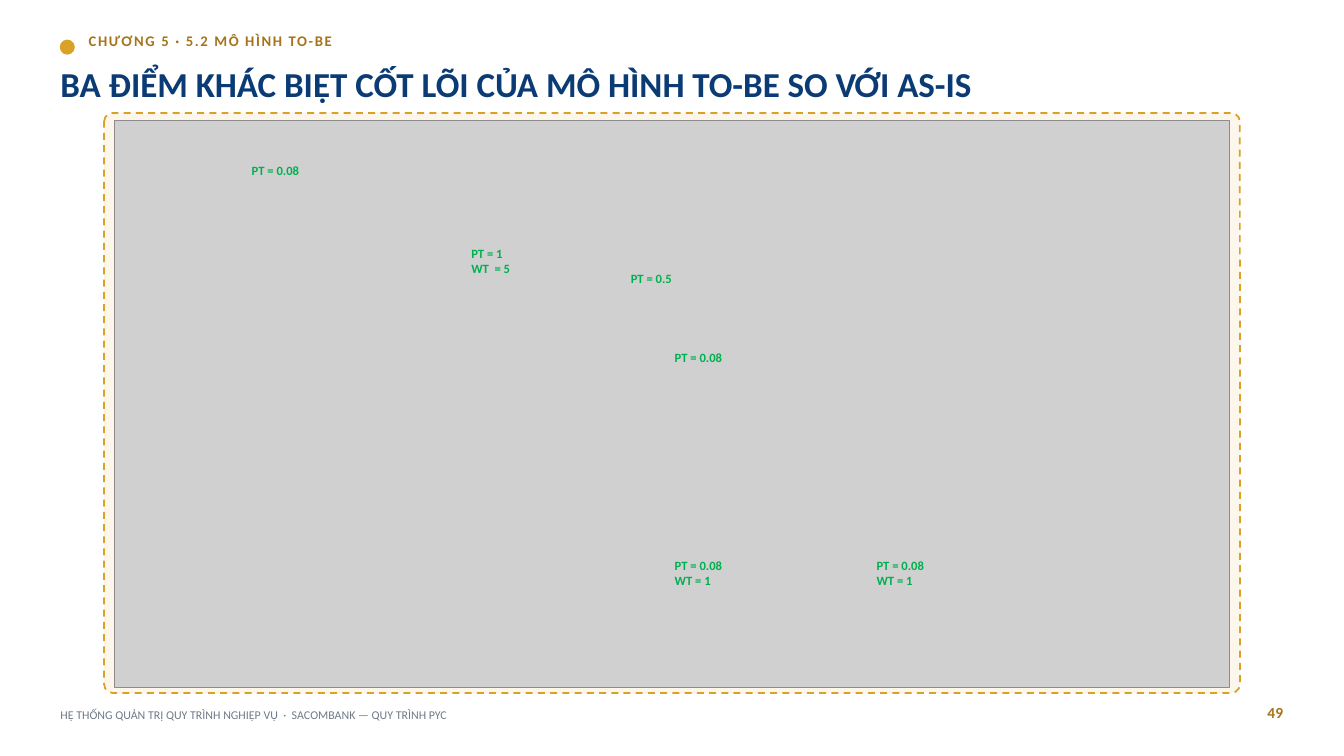
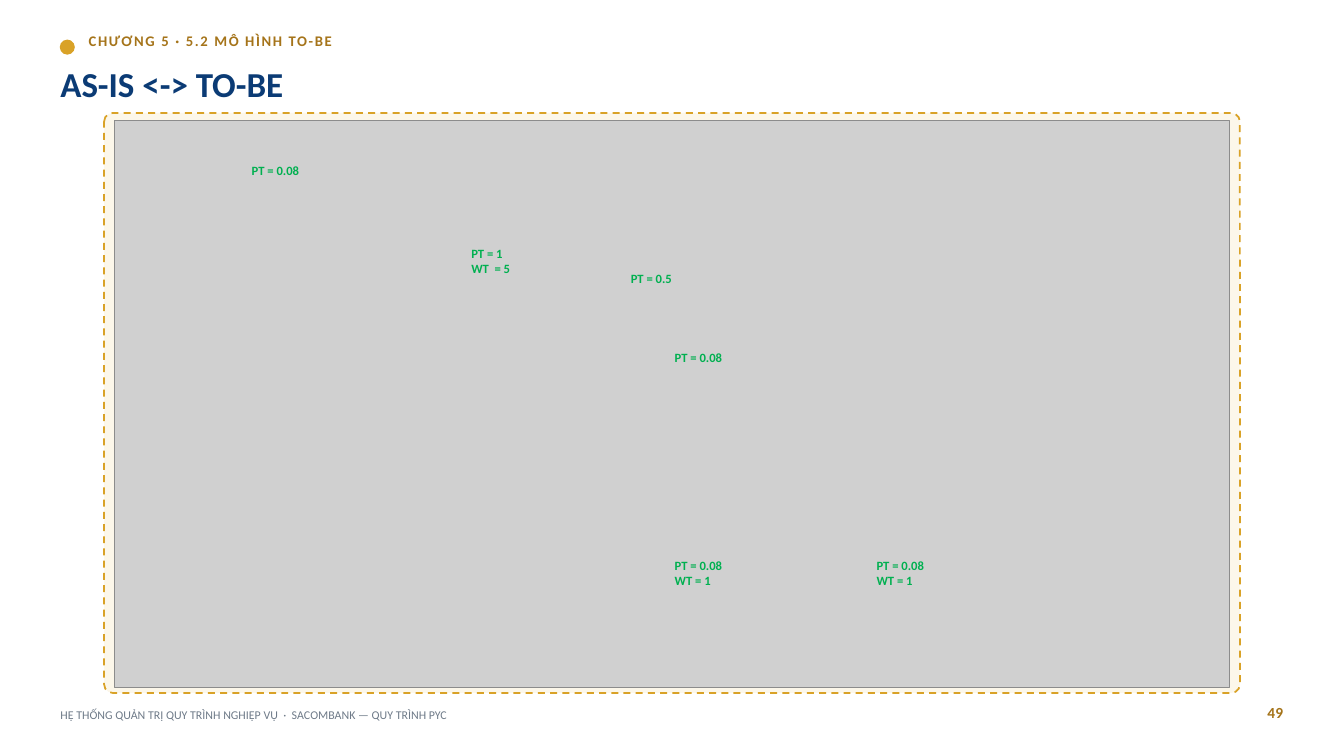
Before and after one commit to trilm83/SACOMBANK, a slide deck: slide 50 of BaoCao_PYC_Sacombank_v2.pptx. Drawn at 1344x756 pixels with LibreOffice and Linux fonts; fonts in the diff are those of the drawing; grey boxes stand for pictures. Boxes give left, top, right and bottom in pixels: in the first picture for what was removed or moved away, otherwise in the second. Text is boxed around its words. In the diff, an @@ line names an element or a change of style, - is before the commit and + after.

Commit message:
Update slide báo cáo

```diff
--- a/BaoCao_PYC_Sacombank_v2.pptx
+++ b/BaoCao_PYC_Sacombank_v2.pptx
@@ text at (60, 74, 283, 98): text changed @@
-BA ĐIỂM KHÁC BIỆT CỐT LÕI CỦA MÔ HÌNH TO-BE SO VỚI AS-IS
+AS-IS <-> TO-BE
```
Also in this commit, not shown: 1 other slide changed, 1 other file.
